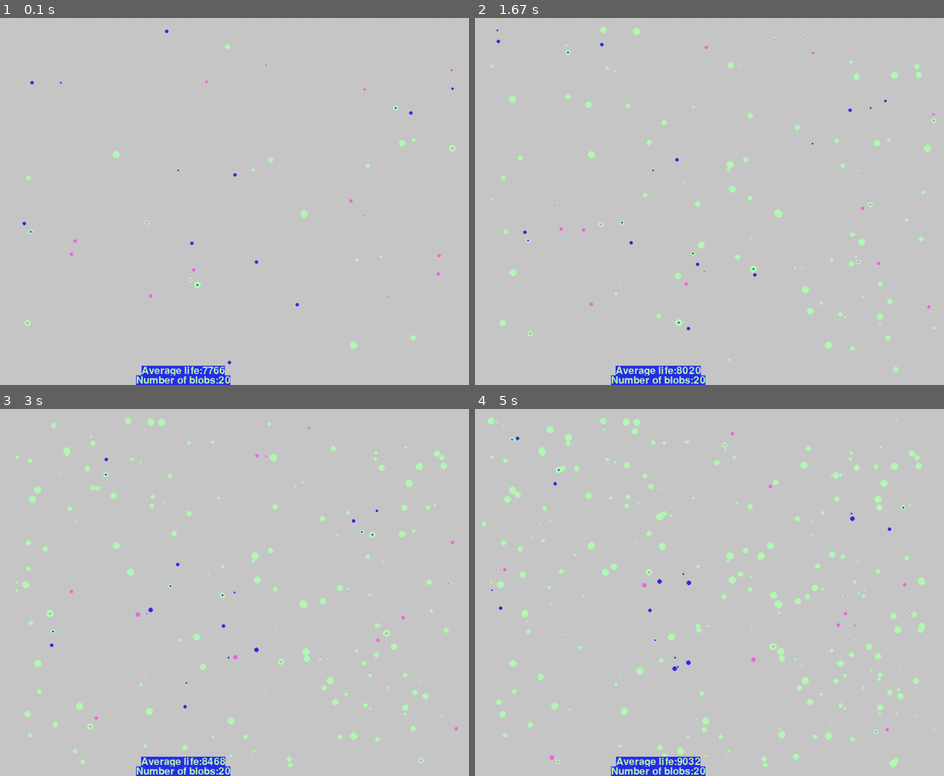
Above: before the commit, frames 1-4 (two rows, left to right).
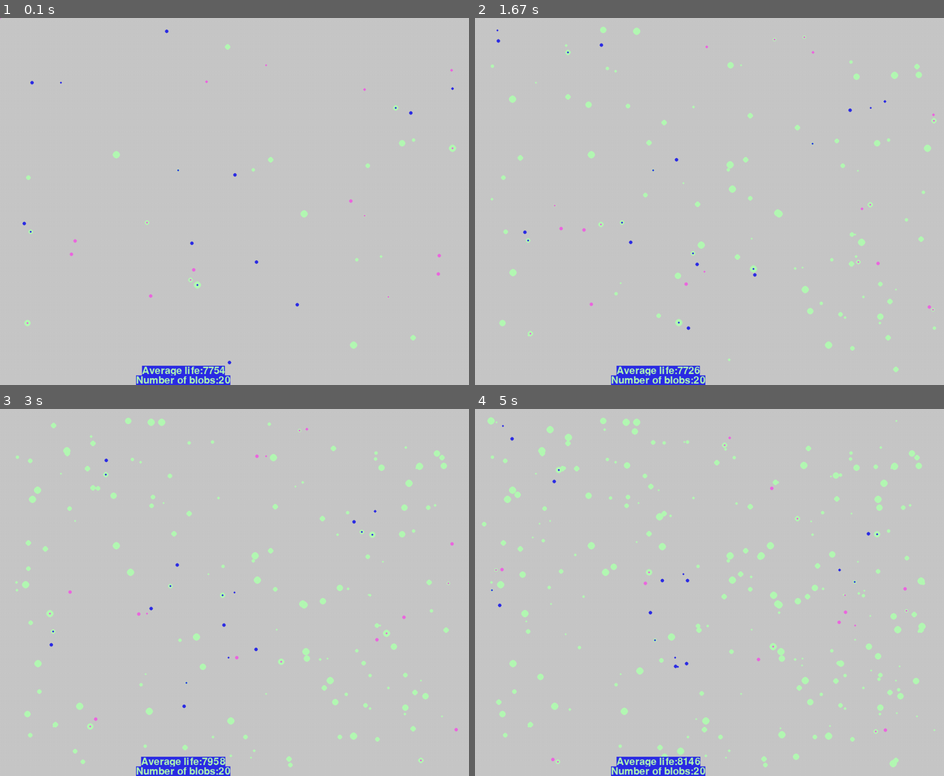
Above: after the commit, the same moments.

Repository: niclasflach/Pygame
Game: pygame game, started from simulation.py
Two runs of this game, one before a commit and one after it. Both use one fixed random seed, a clock stepped at 60 frames per second and the inputs below.
Inputs:
- Up to frame 1 (0.1 s): no input
- Up to frame 2 (1.67 s): no input
- Up to frame 3 (3 s): no input
- Up to frame 4 (5 s): no input

The runs differ from the first frame. In frame 1, 0.2% of the frame differs, in the area x 30-48%, y 94-98%; in frame 2, 0.3%; in frame 3, 0.2%; in frame 4, 0.5%, in the area x 4-93%, y 4-98%.

Commit message:
Tweaking

Diff:
--- a/simulation.py
+++ b/simulation.py
@@ -16,6 +16,7 @@
 green = 180,250,180
 pink = 237, 104, 224
 blue = 44, 44, 230
+yellow = 242, 250, 7
 font = pygame.font.Font('freesansbold.ttf', 22)
 prev_time = time.time()
 FPS = 60
@@ -67,6 +68,9 @@
             blob_color = pink
         self.size = 5+ (self.life / 2000)
         self.sprite = pygame.draw.circle(screen, blob_color , self.position, self.size/2, 0)
+        if self.status == 2:
+            pygame.draw.circle(screen, yellow , self.position, 4, 0)
+
         self.targetsprite = pygame.draw.circle(screen, blob_color , self.target, 2, 0)
         # pygame.draw.line(screen, black, self.position,  (self.size * 2 * self.direction) + self.position  )
         self.ticks_alive += 1
@@ -141,7 +145,7 @@
 
 
     def age(self):
-        self.life -= 1
+        self.life -= 4
 
 
     def collision_detection(self):
@@ -274,6 +278,7 @@
             generate_Blobs(1, "female")
             generate_Blobs(1, "male")
             blob.status = 0
+            blob.speed = 500
         if blob.life < 10000 and blob.gender =="female":
             blob.speed = 500
         blob.move()
